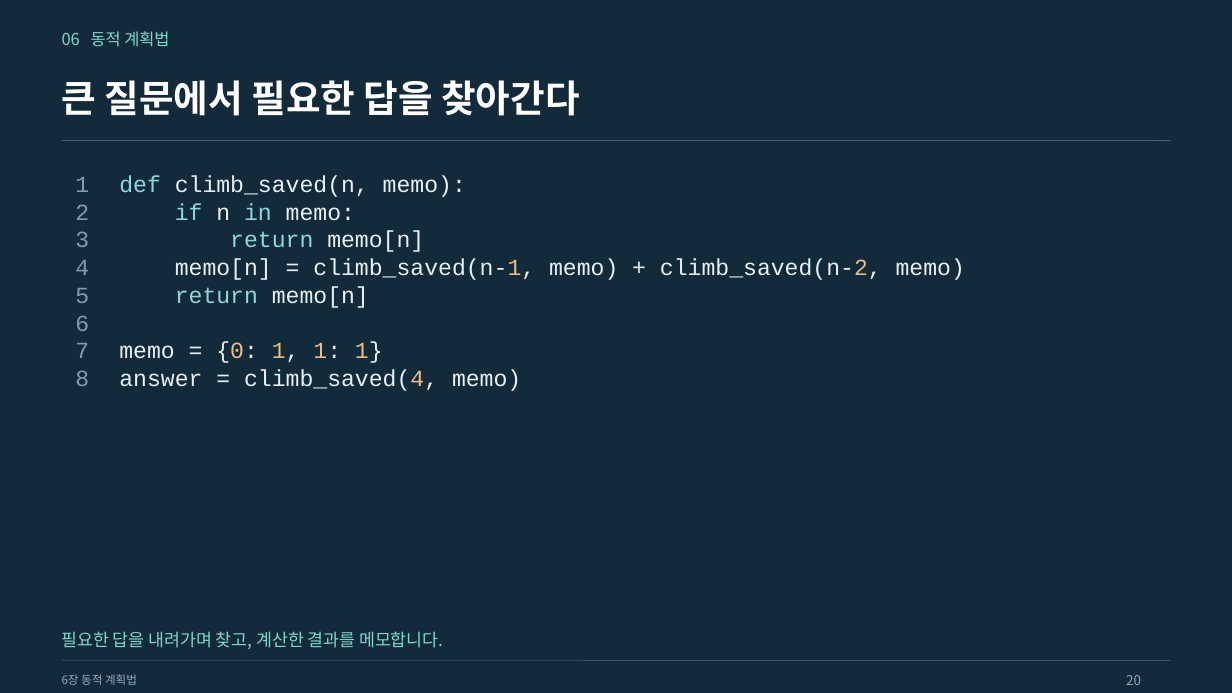
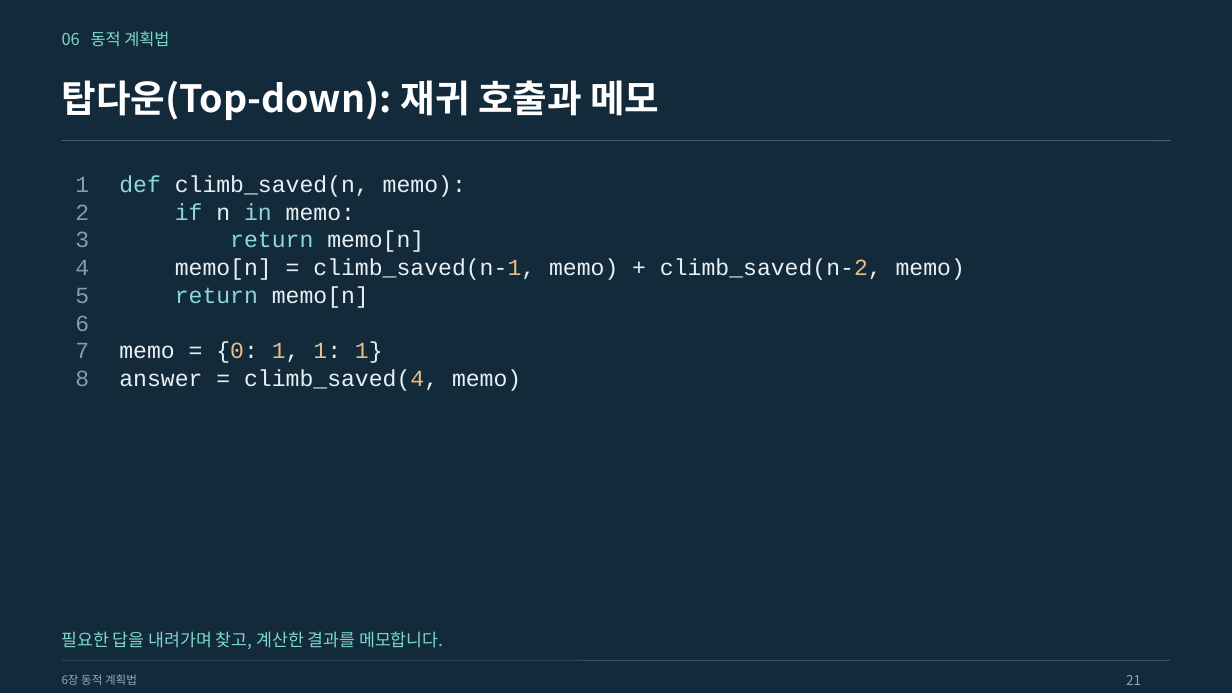
Before and after one commit to Sangdon-Park/Sangdon-Park.github.io, a slide deck: slide 21 of data/알고리즘/6장_동적_계획법.pptx (slide 20 before the commit). Drawn at 1232x693 pixels with LibreOffice and Linux fonts; fonts in the diff are those of the drawing. Boxes give left, top, right and bottom in pixels: in the first picture for what was removed or moved away, otherwise in the second. Text is boxed around its words. In the diff, an @@ line names an element or a change of style, - is before the commit and + after.

Commit message:
docs: explain top-down and bottom-up execution in chapter 6

```diff
--- a/data/알고리즘/6장_동적_계획법.pptx
+++ b/data/알고리즘/6장_동적_계획법.pptx
@@ text at bbox=[62, 80, 659, 120]: text changed @@
-큰 질문에서 필요한 답을 찾아간다
+탑다운(Top-down): 재귀 호출과 메모
@@ text at bbox=[1126, 675, 1141, 685]: text changed @@
-20
+21
```
Also in this commit, not shown: 43 other slides changed, 6 slides added, 9 other files.
